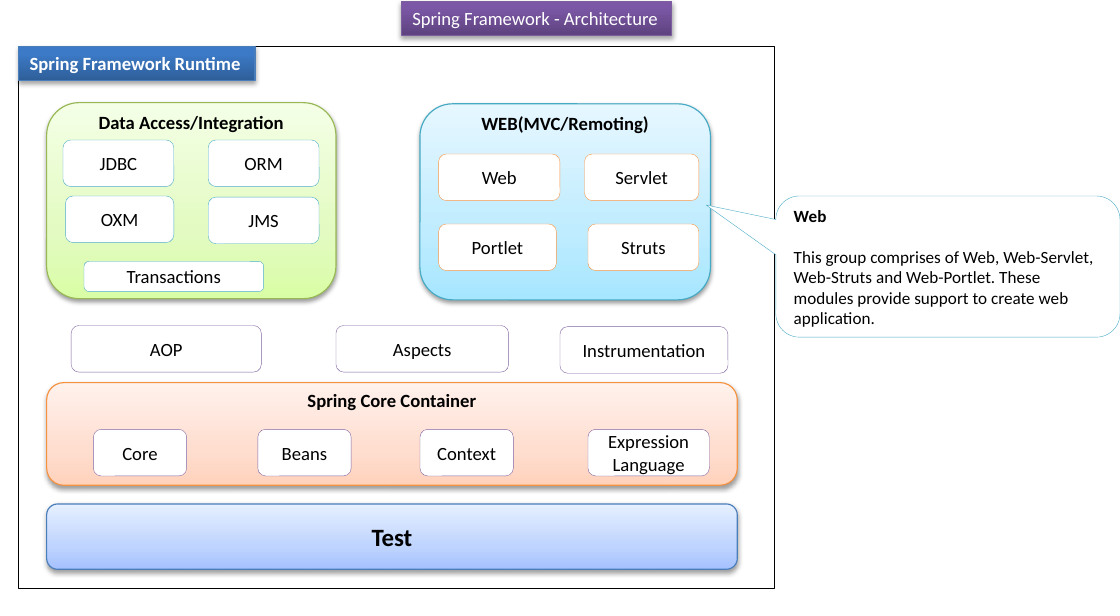
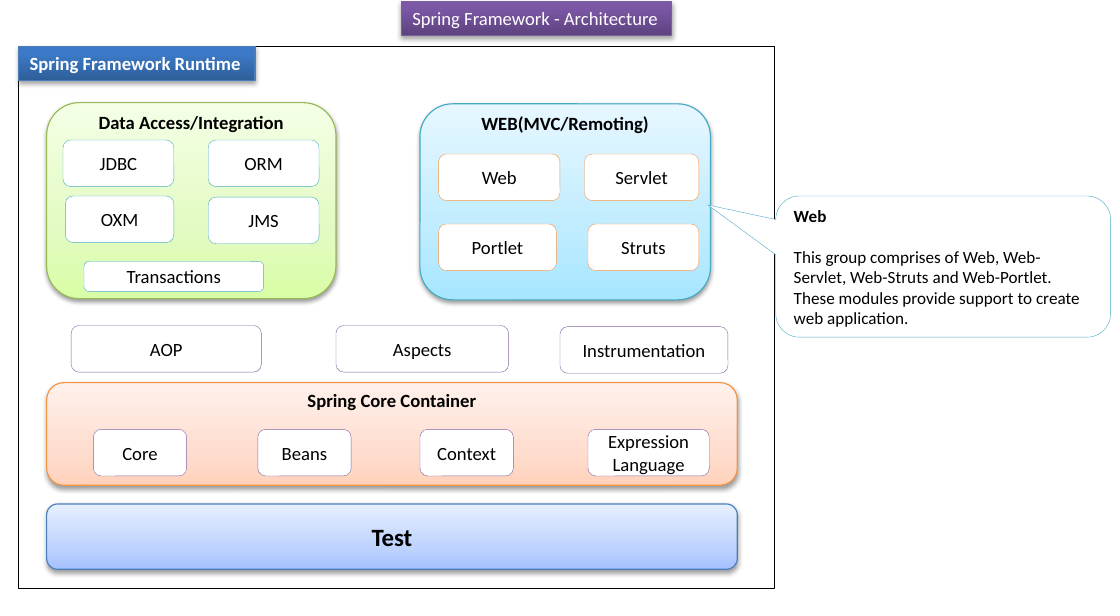
Before and after one commit to ramram43210/javaee, a slide deck: slide 5 of Later/Spring/3_Architecture/Spring Framework - Architecture_V1.pptx. Drawn at 1120x616 pixels with LibreOffice and Linux fonts; fonts in the diff are those of the drawing. Boxes give left, top, right and bottom in pixels: in the first picture for what was removed or moved away, otherwise in the second. Text is boxed around its words. In the diff, an @@ line names an element or a change of style, - is before the commit and + after.

Commit message:
dec19

```diff
--- a/Later/Spring/3_Architecture/Spring Framework - Architecture_V1.pptx
+++ b/Later/Spring/3_Architecture/Spring Framework - Architecture_V1.pptx
@@ rounded speech box "Web": place and size @@
-rounded speech box "Web" at <box>776,196,1120,337</box>
+rounded speech box "Web" at <box>776,196,1111,337</box>
```
Also in this commit, not shown: 1 other slide changed.
